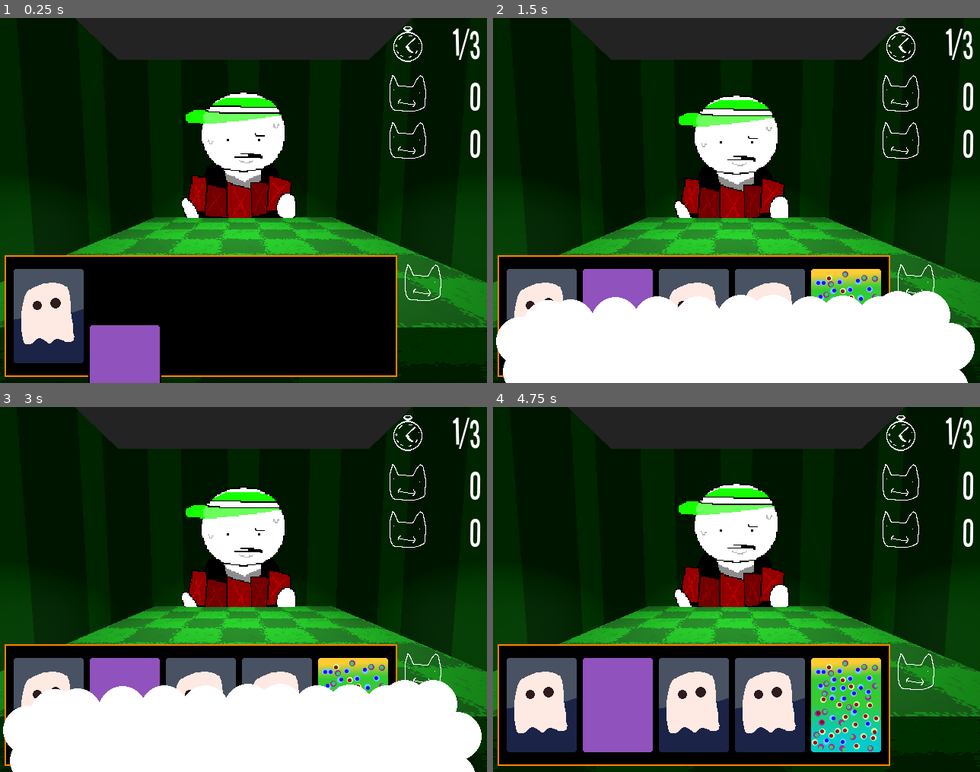
Above: before the commit, frames 1-4 (two rows, left to right).
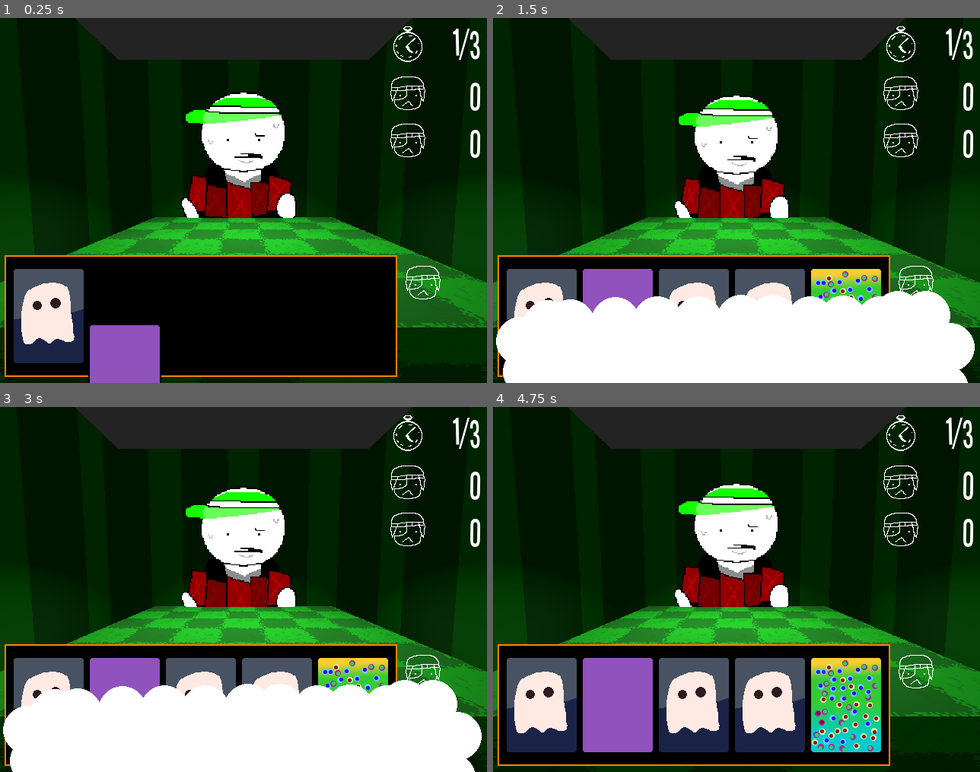
Above: after the commit, the same moments.

Repository: willslyman/kat-kards
Game: Godot game, scene res://scenes/main.tscn
Two runs of this game, one before a commit and one after it. Both use one fixed random seed, a clock stepped at 60 frames per second and the inputs below.
Inputs (mouse positions are in pixels of both pictures, inside the frame that each line leads up to):
- Up to frame 1 (0.25 s): no input
- Up to frame 2 (1.5 s): click (936, 280) at 0.5 s; click (931, 346) at 1.25 s
- Up to frame 3 (3 s): click (443, 669) at 2 s; click (438, 735) at 2.75 s
- Up to frame 4 (4.75 s): click (936, 669) at 3.5 s; click (931, 735) at 4.25 s

The runs differ from the first frame. In frame 1, 0.6% of the frame differs, in the area x 80-91%, y 15-78%; in frame 2, 0.5%; in frame 3, 0.5%; in frame 4, 0.6%.

Commit message:
dynamic opp

Diff:
--- a/scenes/main.tscn
+++ b/scenes/main.tscn
@@ -199,7 +199,7 @@
 alpha_cut = 1
 texture_filter = 0
 sprite_frames = ExtResource("7_o6xl0")
-animation = &"idle1"
+animation = &"winning"
 
 [node name="AnimationPlayer" type="AnimationPlayer" parent="Opp"]
 libraries = {
--- a/scripts/main.gd
+++ b/scripts/main.gd
@@ -10,7 +10,7 @@
 
 	CardList.assign_textures()
 	arena.deal_cards()
-	opp_sprite.play("idle1")
+	opp_sprite.play("idle")
 
 func to_table() -> void:
 	cam_anim.play("to_table")
@@ -19,4 +19,9 @@
 	cam_anim.play_backwards("to_table")
 
 func _on_arena_hand_completed() -> void:
-	opp_sprite.play("idle" + str(randi_range(1,3)))
+	if arena.player_score > arena.opp_score:
+		opp_sprite.play("losing")
+	elif arena.player_score < arena.opp_score:
+		opp_sprite.play("winning")
+	else:
+		opp_sprite.play("idle")
--- a/textures/opp1.tres
+++ b/textures/opp1.tres
@@ -48,7 +48,7 @@
 "texture": SubResource("AtlasTexture_tipki")
 }],
 "loop": true,
-"name": &"idle1",
+"name": &"idle",
 "speed": 8.0
 }, {
 "frames": [{
@@ -71,7 +71,7 @@
 "texture": SubResource("AtlasTexture_choun")
 }],
 "loop": true,
-"name": &"idle2",
+"name": &"losing",
 "speed": 8.0
 }, {
 "frames": [{
@@ -94,6 +94,6 @@
 "texture": SubResource("AtlasTexture_eb6dy")
 }],
 "loop": true,
-"name": &"idle3",
+"name": &"winning",
 "speed": 8.0
 }]
Binary file added: textures/opp1_ui.png
Not shown, added: textures/opp1_ui.png.import
Binary file changed: textures/ui_player.png
